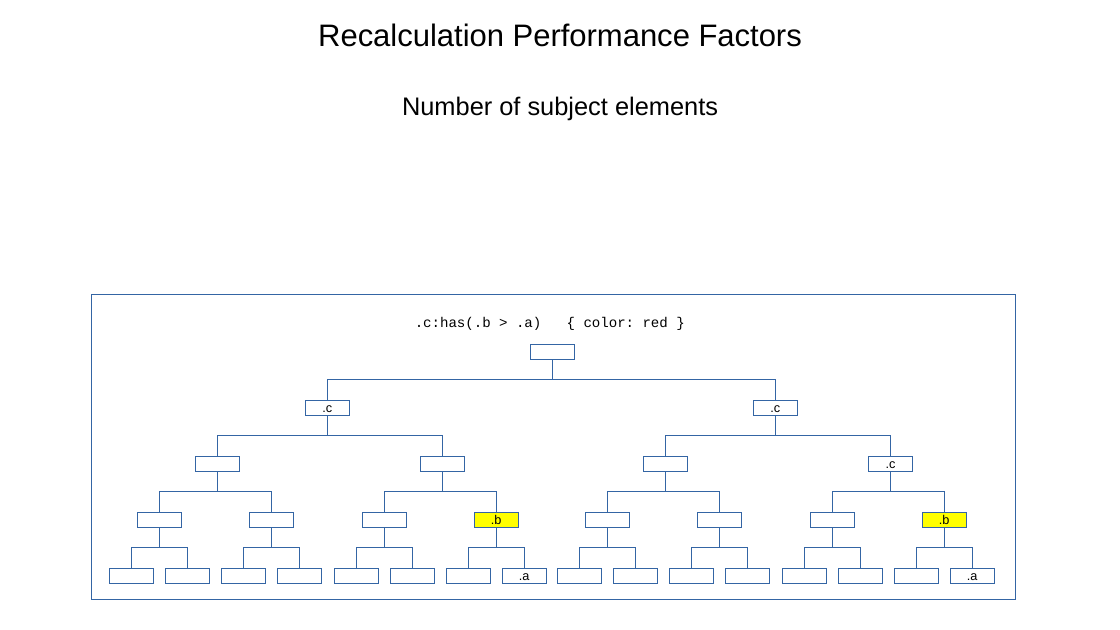
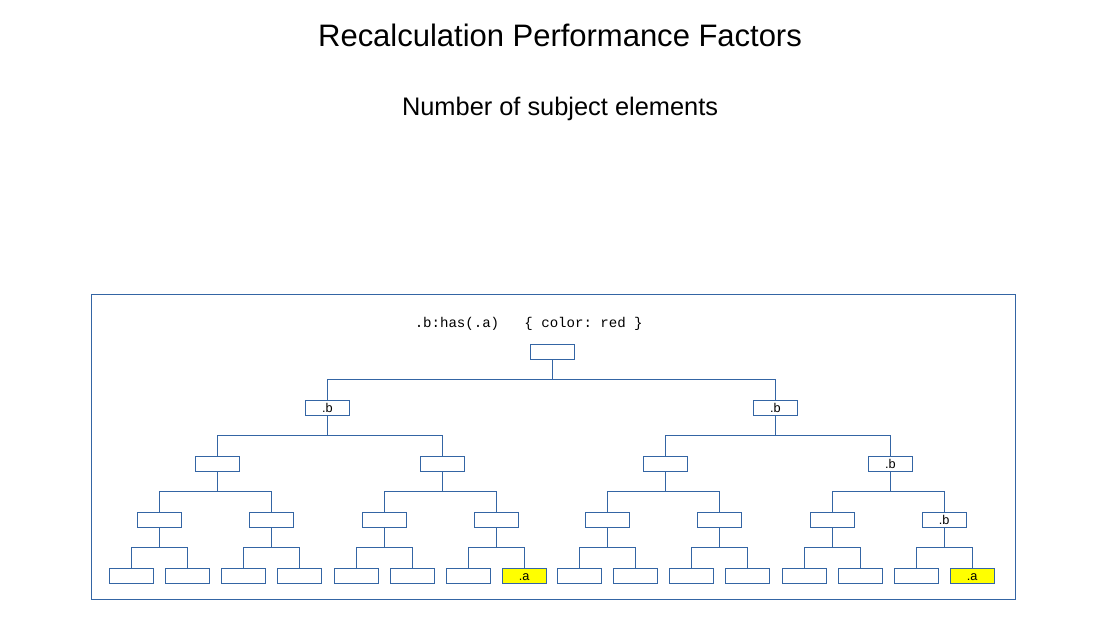
Before and after one commit to Igalia/explainers, a slide deck: slide 32 of css/has/images/has_invalidation.odp. Drawn at 1120x630 pixels with LibreOffice and Linux fonts; fonts in the diff are those of the drawing. Boxes give left, top, right and bottom in pixels: in the first picture for what was removed or moved away, otherwise in the second. Text is boxed around its words. In the diff, an @@ line names an element or a change of style, - is before the commit and + after.

```diff
--- a/css/has/images/has_invalidation.odp
+++ b/css/has/images/has_invalidation.odp
@@ text at bbox=[415, 317, 625, 330]: text changed @@
-.c:has(.b > .a) { color: red }
+.b:has(.a) { color: red }
@@ text in rectangle at bbox=[322, 403, 333, 412]: text changed @@
-.c
+.b
@@ text in rectangle at bbox=[770, 403, 781, 412]: text changed @@
-.c
+.b
@@ text in rectangle at bbox=[885, 459, 896, 468]: text changed @@
-.c
+.b
@@ rectangle at bbox=[475, 512, 518, 526]: fill #FFFF00 to #FFFFFF @@
@@ text in rectangle at bbox=[491, 514, 502, 524]: text removed @@
-.b
@@ rectangle ".b" at bbox=[923, 512, 967, 526]: fill #FFFF00 to #FFFFFF @@
@@ rectangle ".a" at bbox=[502, 568, 546, 582]: fill #FFFFFF to #FFFF00 @@
@@ rectangle ".a" at bbox=[950, 568, 994, 582]: fill #FFFFFF to #FFFF00 @@
```
Also in this commit, not shown: 2 other slides changed, 29 other files.
